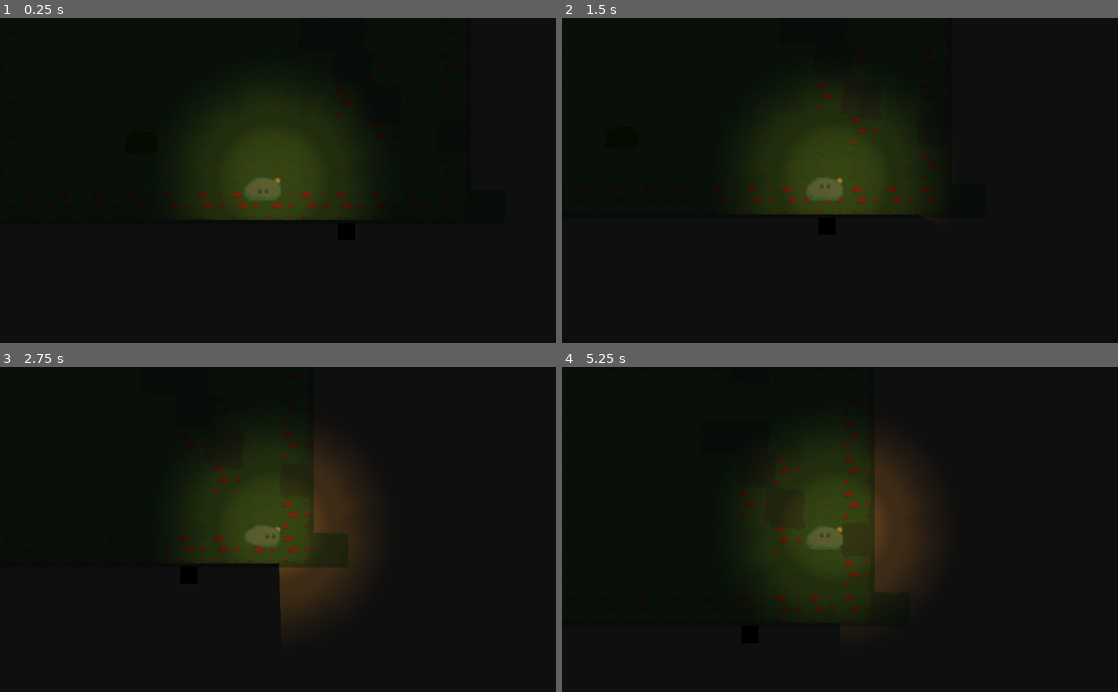
Above: before the commit, frames 1-4 (two rows, left to right).
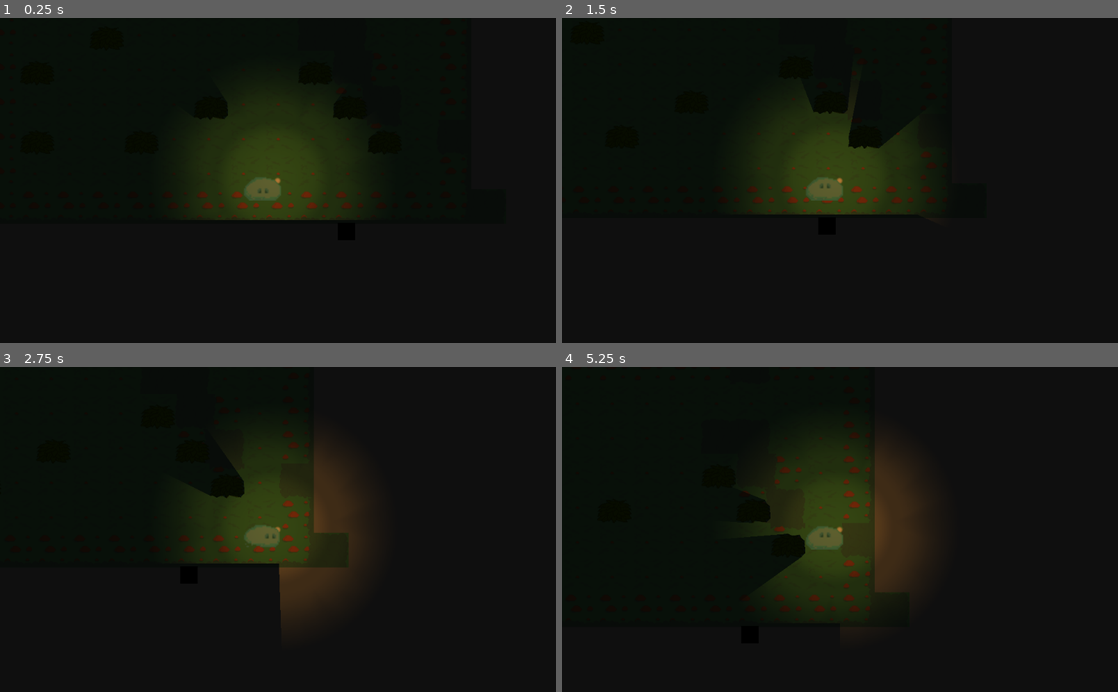
Above: after the commit, the same moments.

Repository: artis-krams/ggj21-lost-slime
Game: Godot game, scene res://Main2D.tscn
The game is run twice, just before and just after one commit, with the same random seed, the same clock (stepped at 60 frames per second) and the same inputs.
Inputs:
- Up to frame 1 (0.25 s): no input
- Up to frame 2 (1.5 s): tap Enter at 0.5 s; hold Right (right) 0.53-1.28 s; hold S (down) from 1.28 s (still down)
- Up to frame 3 (2.75 s): tap Space at 2 s; release S (down) at 2.03 s; hold Right (right) from 2.03 s (still down)
- Up to frame 4 (5.25 s): release Right (right) at 2.78 s; hold W (up) 2.78-3.53 s; hold A (left) 3.53-5.03 s; tap Enter at 4.25 s; tap Space at 5 s; hold S (down) from 5.03 s (still down)

The runs differ from the first frame. In frame 1, 0.1% of the frame differs, in the area x 36-68%, y 25-41%; in frame 2, 1.0%, in the area x 44-61%, y 19-41%; in frame 3, 0.5%; in frame 4, 1.0%.

Commit message:
nav ne jausmas, sākās bardaks

Diff:
--- a/FirstLevel.tscn
+++ b/FirstLevel.tscn
@@ -14,6 +14,7 @@
 [ext_resource path="res://art/Tile set/Ground-Right.png" type="Texture" id=12]
 [ext_resource path="res://art/Tile set/Ground-Corner-BL.png" type="Texture" id=13]
 [ext_resource path="res://art/Tile set/Bush.png" type="Texture" id=14]
+[ext_resource path="res://sound/mixkit-forest-ambience-with-croaking-frogs-1241.wav" type="AudioStream" id=15]
 
 [sub_resource type="OccluderPolygon2D" id=14]
 polygon = PoolVector2Array( 63.9695, 63.9695, 0.0133438, 64.131, -0.148163, 57.5093, 63.9695, 57.3478 )
@@ -376,4 +377,8 @@
 tile_set = SubResource( 2 )
 collision_use_kinematic = true
 format = 1
-tile_data = PoolIntArray( -65540, 0, 0 )
+tile_data = PoolIntArray( -393222, 0, 0, -262149, 0, 0, -196615, 0, 0, -262143, 0, 0, -131074, 0, 0, -196606, 0, 0, -65543, 0, 0, -65540, 0, 0, -131069, 0, 0 )
+
+[node name="AudioStreamPlayer" type="AudioStreamPlayer" parent="."]
+stream = ExtResource( 15 )
+autoplay = true
--- a/Torch.tscn
+++ b/Torch.tscn
@@ -3,7 +3,7 @@
 [ext_resource path="res://light.png" type="Texture" id=1]
 [ext_resource path="res://spot.png" type="Texture" id=2]
 
-[node name="Torch" type="Light2D"]
+[node name="Light2D" type="Light2D"]
 position = Vector2( 28.0556, -15.5274 )
 scale = Vector2( 0.46613, 0.46613 )
 texture = ExtResource( 1 )
Not shown: 1 places in FirstLevel.tscn that only renumber resources
Not shown, added: art/Torch/torch01.png.import
Not shown, added: art/Torch/torch02.png.import
Not shown, added: art/Torch/torch03.png.import
Not shown, added: art/Torch/torch04.png.import
Not shown, added: art/Torch/torch05.png.import
Not shown, added: art/Torch/torch06.png.import
Not shown, added: sound/mixkit-forest-ambience-with-croaking-frogs-1241.wav.import
Not shown, added: sound/mixkit-windy-forest-with-woodpeckers-1218.wav.import
Not shown, added: sound/mixkit-windy-humming-forest-with-birds-1238.wav.import
